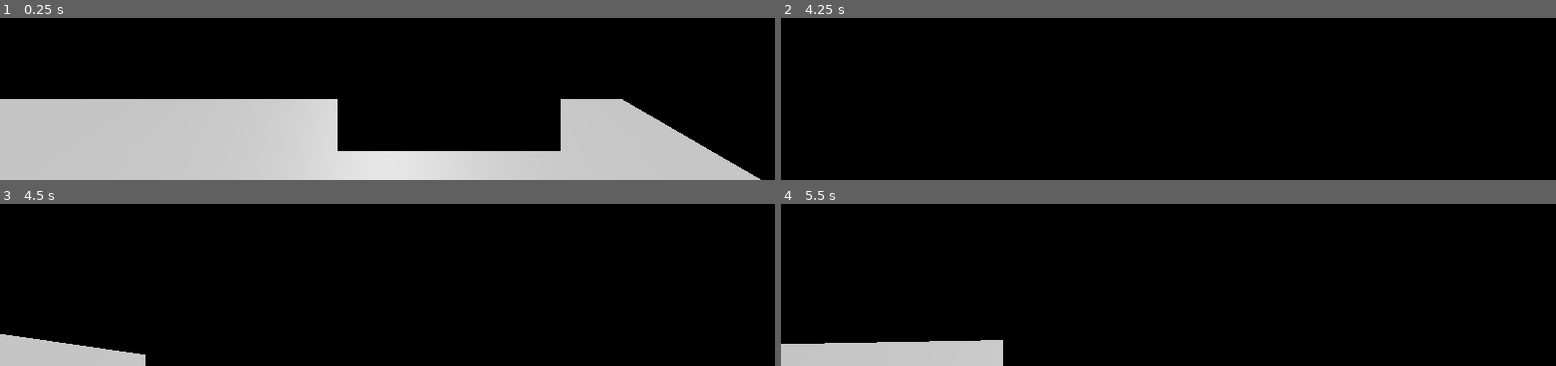
Above: before the commit, frames 1-4 (two rows, left to right).
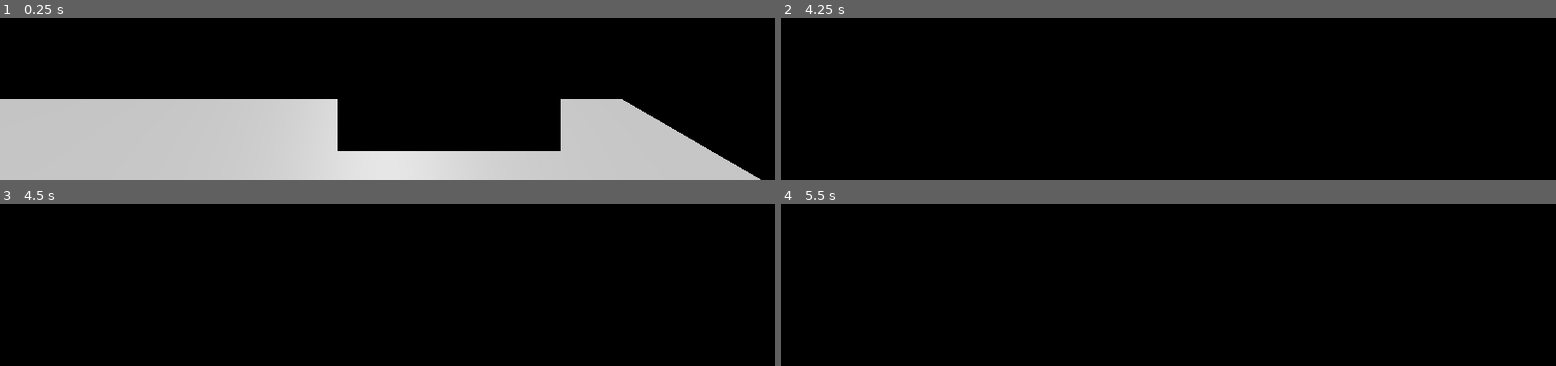
Above: after the commit, the same moments.

Repository: Nickster345/themotel
Game: Godot game, scene res://Scenes/Game.tscn
Two runs of this game, one before a commit and one after it. Both use one fixed random seed, a clock stepped at 60 frames per second and the inputs below.
Inputs (mouse positions are in pixels of both pictures, inside the frame that each line leads up to):
- Up to frame 1 (0.25 s): no input
- Up to frame 2 (4.25 s): move the mouse to (outside the picture) at 0.52 s; hold Ctrl (crouch) 0.53-1.28 s; hold W (move_forward) from 0.53 s (still down); tap Space (jump) at 0.77, 1.52, 3.02, 3.5, 3.77 s; move the mouse to (outside the picture) at 1.27 s; tap Ctrl (crouch) at 1.35, 2.85 s; tap Enter at 2 s; move the mouse to (outside the picture) at 2.02 s; hold Ctrl (crouch) 2.03-2.78 s; move the mouse to (outside the picture) at 2.77 s; move the mouse to (outside the picture) at 3.52 s; hold Ctrl (crouch) from 3.53 s (still down); tap Tab (open_journal_inventory) at 4.15 s
- Up to frame 3 (4.5 s): keep holding W (move_forward); tap Enter at 4.25 s; move the mouse to (outside the picture) at 4.27 s; release Ctrl (crouch) at 4.28 s; tap Ctrl (crouch) at 4.35 s
- Up to frame 4 (5.5 s): keep holding W (move_forward); tap Space (jump) at 4.52, 5 s; move the mouse to (outside the picture) at 5.02 s; hold Ctrl (crouch) from 5.03 s (still down)

Frames 1-2 are identical in both runs. In frame 3, 2.5% of the frame differs, in the area x 0-19%, y 80-100%; in frame 4, 4.2%, in the area x 0-29%, y 83-100%.

Commit message:
adding player movement freeze when inventory open

Diff:
--- a/JournalInventory/journ_inv_ui.gd
+++ b/JournalInventory/journ_inv_ui.gd
@@ -4,6 +4,7 @@
 @onready var slots: Array = $GridContainer.get_children()
 
 var is_open = false
+var player: Node3D = null
 
 func _ready():
 	inv.update.connect(update_slots)
@@ -22,9 +23,33 @@
 			open()
 
 func open():
+	player = get_player()
+	if player:
+		player.freeze_movement()
 	visible = true
 	is_open = true
+	print("open called")
 
 func close():
+	player = get_player()
+	if player:
+		player.unfreeze_movement()
 	visible = false
 	is_open = false
+	print("close called")
+
+
+func get_player() -> CharacterBody3D:
+	print("get_player called")
+	var player_node = get_tree().current_scene.find_child("Player", true, false)
+	if player_node:
+		print("player_node found")
+		var child_node:CharacterBody3D = player_node.find_child("Player", true, false) as CharacterBody3D
+		if child_node:
+			print("child_node found")
+			return child_node
+		else:
+			print("child_node is null")
+	else:
+		print("player_node is null")
+	return null
--- a/Scripts/player.gd
+++ b/Scripts/player.gd
@@ -22,9 +22,20 @@
 var target_camera_position
 var target_height
 
-var keys_collected : int = 0  # Keep track of collected keys
+var keys_collected : int = 0
+var journal_entries_collected : int = 0
 
-var journal_entries_collected : int = 0
+var is_movement_enabled := true  # New variable to control movement
+
+func freeze_movement():
+	is_movement_enabled = false
+	Input.set_mouse_mode(Input.MOUSE_MODE_VISIBLE)  # Show and unlock the mouse
+	print("freeze called")
+
+func unfreeze_movement():
+	is_movement_enabled = true
+	Input.set_mouse_mode(Input.MOUSE_MODE_CAPTURED)  # Hide and lock the mouse back to the window
+	print("unfreeze called")
 
 func _ready():
 	Input.set_mouse_mode(Input.MOUSE_MODE_CAPTURED)
@@ -34,12 +45,22 @@
 	target_height = standing_height
 
 func _input(event):
+	if not is_movement_enabled:
+		return
+
 	if event is InputEventMouseMotion:
 		rotate_y(-event.relative.x * mouse_sensitivity)
 		camera.rotate_x(-event.relative.y * mouse_sensitivity)
 		camera.rotation_degrees.x = clamp(camera.rotation_degrees.x, -90, 90)
 
 func _physics_process(delta):
+
+	if not is_movement_enabled:
+		velocity.x = 0
+		velocity.z = 0
+		move_and_slide()
+		return
+
 	var input_dir = Vector3.ZERO
 	if Input.is_action_pressed("move_forward"):
 		input_dir.z -= 1
